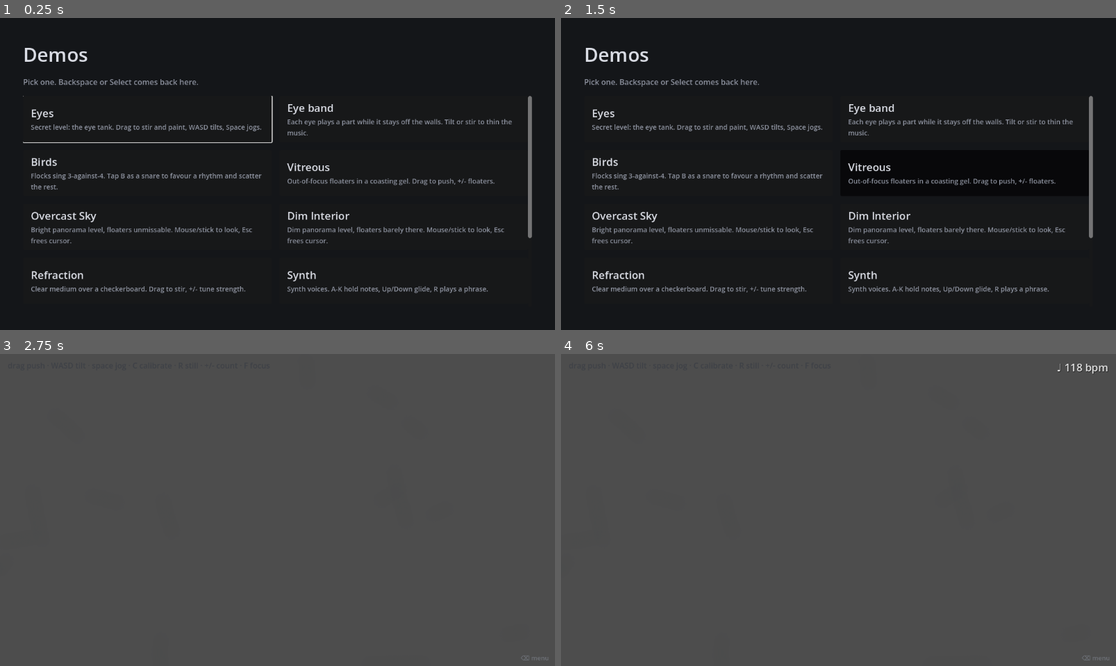
Above: before the commit, frames 1-4 (two rows, left to right).
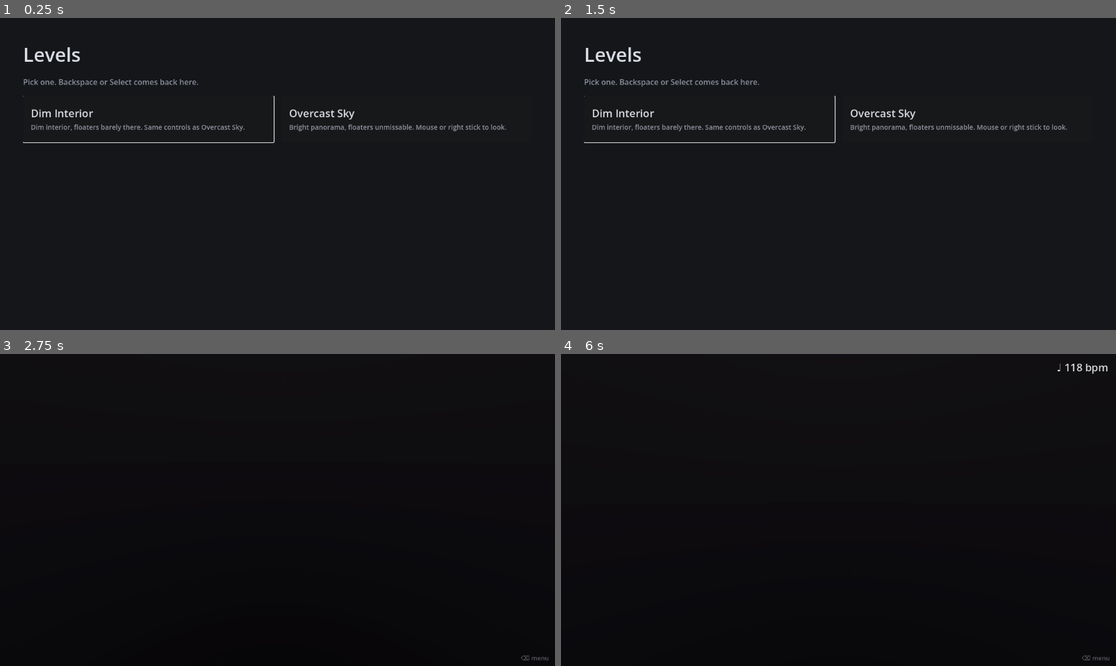
Above: after the commit, the same moments.

Repository: Luan-vP/godot-project-1
Game: Godot game, scene res://features/ui/level_select/level_select.tscn
The game is run twice, just before and just after one commit, with the same random seed, the same clock (stepped at 60 frames per second) and the same inputs. Before the commit the project starts from res://features/ui/demo_menu/demo_menu.tscn.
Inputs (mouse positions are in pixels of both pictures, inside the frame that each line leads up to):
- Up to frame 1 (0.25 s): no input
- Up to frame 2 (1.5 s): click (710, 117) at 0.52 s; tap Enter (ui_accept) at 1.25 s; move the mouse to (960, 158) at 1.27 s; hold D from 1.28 s (still down); hold Shift from 1.28 s (still down); tap Backspace at 1.35 s; click (960, 158) at 1.42 s
- Up to frame 3 (2.75 s): tap Enter (ui_accept) at 1.52, 1.82, 2 s; release D at 2 s; release Shift at 2 s; drag from (166, 525) to (249, 572) at 2.02 s
- Up to frame 4 (6 s): tap Enter (ui_accept) at 2.75, 3.5, 4.25, 4.52, 4.82, 5 s; move the mouse to (894, 441) at 2.77 s; hold D 2.78-3.5 s; tap Ctrl at 2.85 s; click (894, 441) at 2.92 s; tap B at 3.05 s; drag from (810, 572) to (672, 463) at 3.52 s; move the mouse to (1005, 556) at 4.27 s; hold A 4.28-5 s; tap C at 4.35 s; click (1005, 556) at 4.42 s; tap E at 4.55 s; drag from (672, 463) to (755, 432) at 5.02 s; move the mouse to (866, 510) at 5.77 s; hold Down (tempo_down) from 5.78 s (still down); hold Enter (ui_accept) from 5.78 s (still down); click (866, 510) at 5.92 s

The runs differ from the first frame. In frame 1, 4.9% of the frame differs, in the area x 4-96%, y 9-89%; in frame 2, 4.9%; in frame 3, 100%, in the area x 0-100%, y 0-100%; in frame 4, 100%.
Error in both runs: Attempt to call function 'destroy' in base 'null instance' on a null instance. (res://features/fluid/fluid_gpu.gd:146)

Commit message:
Add a level select and load levels cleanly (#21)
LevelSelect is run/main_scene now: discovers Level resources under
resources/levels/, plays each through the panorama scene, and reaches the
secret eye tank by gesture (Shift, or Y on a pad) rather than a startup
flag. DemoMenu stays as the development-only menu listing every level and
demo, including the PR picker.

Also fixes an integration gap between this and the already-merged PR
picker: deck-demo.sh boots a build with --prs or --from-picker expecting
DemoMenu, which was fine while it was run/main_scene, but LevelSelect has
no idea what those flags mean. LevelSelect._wants_demo_menu() now checks
for them and hands off to DemoMenu immediately when either is set.

Diff:
--- a/features/levels/level.gd
+++ b/features/levels/level.gd
@@ -12,6 +12,18 @@
 ##
 ## Assigning [member PanoramaLevel.level] is the whole job of loading a level:
 ## no scene to edit, no script to touch.
+##
+## Saved as a [code].tres[/code] under [code]resources/levels/[/code], a
+## [Level] is also what the level select ([code]#21[/code]) discovers to
+## build its list — see [member display_name] and [member blurb], the two
+## fields that exist only for that screen.
+
+## Shown on the level select's card for this level. Falls back to the
+## resource's file name when left blank.
+@export var display_name: String = ""
+
+## Short description shown under [member display_name] on the level select.
+@export_multiline var blurb: String = ""
 
 ## Equirectangular image shown behind the [PanoramaLookCamera].
 @export var panorama_texture: Texture2D
--- a/features/ui/demo_menu/demo_menu.gd
+++ b/features/ui/demo_menu/demo_menu.gd
@@ -11,9 +11,11 @@
 ## things that outlive them: a captured mouse, and music loops still playing on
 ## [code]AudioManager[/code].
 ##
-## A development tool, and [code]run/main_scene[/code] only until a main level
-## exists. It lists the secret eye level, which is meant to be reached with
-## Shift once there is a game to hide it behind — see that level's README.
+## A development tool only — [code]run/main_scene[/code] is
+## [code]LevelSelect[/code] now (see [code]features/ui/level_select/[/code]),
+## which is how a player reaches the game, including its secret eye level.
+## This menu keeps listing that level too, openly, since it exists to make
+## every demo and level reachable for development regardless of any secret.
 ##
 ## Two command-line flags (after [code]--[/code]) serve the pull request picker
 ## on the Deck: [code]--prs[/code] opens the picker straight away, and
--- /dev/null
+++ b/features/ui/level_select/level_select.gd
@@ -0,0 +1,338 @@
+class_name LevelSelect
+extends Control
+## The game's front door: pick a level, play it, come back.
+##
+## Cards are discovered from [Level] resources under [constant LEVELS_DIR]
+## rather than a hardcoded list — dropping a new [code].tres[/code] there is
+## enough to make it appear, see [method discover_levels]. Picking a card
+## plays that [Level] through [constant PANORAMA_LEVEL_SCENE], the one scene
+## every discovered level is instanced from.
+##
+## The menu never leaves the tree, the same reason [code]DemoMenu[/code]
+## doesn't: staying alive is what lets it hear the back key while a level
+## runs, without an autoload for the job. A picked level is instanced beside
+## it under the root and made the current scene; going back frees that
+## instance completely rather than hiding it, so returning to a level later
+## always starts it fresh rather than resuming the one left behind, and
+## [method PanoramaLevel._rebuild_medium]'s tank — [FluidGPU] resources and
+## all — actually gets torn down rather than merely losing its reference.
+##
+## The secret eye tank ([code]features/levels/secret_eyes/[/code]) is not a
+## [Level] and so is never discovered; it is reached by
+## [method _is_secret_gesture] instead — see that method and the eye tank's
+## README for why a level-select gesture replaced the Shift-at-startup flag
+## that folder's README used to call for.
+##
+## As [code]run/main_scene[/code], this is also what a Deck build launches
+## into — including the PR picker's swap script. See [method
+## _wants_demo_menu] for why that still reaches [code]DemoMenu[/code] rather
+## than showing this screen first.
+
+## Emitted after a card's scene has been instanced and made the current scene.
+signal level_opened(entry_name: String)
+
+## Emitted after the running level has been freed and the menu is showing.
+signal level_closed
+
+## Folder [method discover_levels] scans for [Level] resources. Keep in step
+## with [code]resources/levels/README.md[/code].
+const LEVELS_DIR := "res://resources/levels/"
+
+## The scene every discovered [Level] is played through.
+const PANORAMA_LEVEL_SCENE := "res://features/levels/panorama/panorama_level.tscn"
+
+## The one entry [method get_entries] never discovers — see the class doc.
+const SECRET_LEVEL_NAME := "Eyes"
+const SECRET_LEVEL_SCENE := "res://features/levels/secret_eyes/fluid_demo.tscn"
+const SECRET_LEVEL_BLURB := (
+	"Secret level: the eye tank. Drag to stir and paint, arrows tilt," + " Space jogs."
+)
+
+## Where [code]--prs[/code]/[code]--from-picker[/code] hand off to — see
+## [method _wants_demo_menu]. This screen is [code]run/main_scene[/code] now,
+## so the PR picker's swap script, which starts a build with one of those
+## flags expecting the pull request picker, would otherwise land here
+## instead and find no picker at all.
+const DEMO_MENU_SCENE := "res://features/ui/demo_menu/demo_menu.tscn"
+
+const BACKGROUND := Color(0.08, 0.085, 0.1)
+const TEXT := Color(0.86, 0.87, 0.9)
+const MUTED := Color(0.56, 0.58, 0.63)
+
+## Overridable so tests can point either at a stand-in instead of the real,
+## GPU-backed scenes.
+var level_scene_path: String = PANORAMA_LEVEL_SCENE
+var secret_scene_path: String = SECRET_LEVEL_SCENE
+
+var _level: Node
+var _overlay: CanvasLayer
+var _grid: GridContainer
+var _first_button: Button
+var _secret_revealed: bool = false
+
+
+func _ready() -> void:
+	if _wants_demo_menu():
+		get_tree().change_scene_to_file(DEMO_MENU_SCENE)
+		return
+	set_anchors_preset(Control.PRESET_FULL_RECT)
+	_build()
+	_overlay = _build_overlay()
+	add_child(_overlay)
+	_populate_grid()
+
+
+## Whether a launch flag meant for [code]DemoMenu[/code] — the PR picker's
+## [code]--prs[/code], or [code]--from-picker[/code], which the swap script
+## also passes when it hands a PR build back to this build's picker — is
+## present, so this screen should defer to it rather than show a player the
+## level select first.
+static func _wants_demo_menu() -> bool:
+	var args := OS.get_cmdline_user_args()
+	return args.has("--prs") or args.has("--from-picker")
+
+
+## Every [Level] resource found directly under [constant LEVELS_DIR], sorted
+## by display name so the list is stable regardless of directory order.
+static func discover_levels() -> Array[Level]:
+	var found: Array[Level] = []
+	var dir := DirAccess.open(LEVELS_DIR)
+	if dir == null:
+		return found
+	dir.list_dir_begin()
+	var file_name := dir.get_next()
+	while file_name != "":
+		if not dir.current_is_dir() and file_name.get_extension() == "tres":
+			var resource := load(LEVELS_DIR + file_name)
+			if resource is Level:
+				found.append(resource)
+		file_name = dir.get_next()
+	dir.list_dir_end()
+	found.sort_custom(_by_display_name)
+	return found
+
+
+static func _by_display_name(a: Level, b: Level) -> bool:
+	return _display_name(a) < _display_name(b)
+
+
+## Whether a level (or the secret entry) is running in front of the menu.
+func is_level_open() -> bool:
+	return is_instance_valid(_level)
+
+
+## The running level's node, or null at the menu.
+func get_level() -> Node:
+	return _level if is_level_open() else null
+
+
+## Every card the menu currently shows: one per [method discover_levels]
+## result, plus the secret entry once its gesture has been seen.
+func get_entries() -> Array[Dictionary]:
+	var entries: Array[Dictionary] = []
+	for level in discover_levels():
+		(
+			entries
+			. append(
+				{
+					"name": _display_name(level),
+					"level": level,
+					"scene_path": level_scene_path,
+					"blurb": level.blurb,
+				}
+			)
+		)
+	if _secret_revealed:
+		(
+			entries
+			. append(
+				{
+					"name": SECRET_LEVEL_NAME,
+					"level": null,
+					"scene_path": secret_scene_path,
+					"blurb": SECRET_LEVEL_BLURB,
+				}
+			)
+		)
+	return entries
+
+
+## Instance [param entry]'s scene and hand it the screen, tearing down
+## whatever was already open first so a level never runs on top of another.
+func open_entry(entry: Dictionary) -> void:
+	close_level()
+	var packed := load(entry["scene_path"]) as PackedScene
+	if packed == null:
+		push_warning("LevelSelect could not load %s" % entry["scene_path"])
+		return
+	_level = packed.instantiate()
+	var level: Level = entry.get("level")
+	if level != null:
+		_level.level = level
+	hide()
+	_overlay.visible = true
+	var tree := get_tree()
+	tree.root.add_child(_level)
+	tree.current_scene = _level
+	level_opened.emit(entry["name"])
+
+
+## Free the running level, if any, and come back to the menu.
+func close_level() -> void:
+	if not is_level_open():
+		return
+	var tree := get_tree()
+	tree.root.remove_child(_level)
+	_level.queue_free()
+	_level = null
+	tree.current_scene = self
+	# The two things a level can leave behind: a captured cursor, and loops —
+	# the secret eye band plays music, the same reason DemoMenu.close_demo
+	# stops it.
+	Input.mouse_mode = Input.MOUSE_MODE_VISIBLE
+	var audio := tree.root.get_node_or_null("AudioManager")
+	if audio != null:
+		audio.stop_loops()
+	_overlay.visible = false
+	show()
+	if _first_button != null:
+		_first_button.grab_focus.call_deferred()
+	level_closed.emit()
+
+
+## [code]_input[/code], not unhandled: levels take keys in their own
+## unhandled handlers, and nothing a level does should be able to swallow the
+## way out.
+func _input(event: InputEvent) -> void:
+	if is_level_open():
+		if _is_back(event):
+			get_viewport().set_input_as_handled()
+			close_level()
+		return
+	if not _secret_revealed and _is_secret_gesture(event):
+		_reveal_secret()
+
+
+static func _is_back(event: InputEvent) -> bool:
+	var key := event as InputEventKey
+	if key != null:
+		return key.pressed and not key.echo and key.keycode == KEY_BACKSPACE
+	var button := event as InputEventJoypadButton
+	return button != null and button.pressed and button.button_index == JOY_BUTTON_BACK
+
+
+## Shift on a keyboard, [constant JOY_BUTTON_Y] on a gamepad — no mouse
+## needed either way, the same reason the rest of this screen works from
+## focus and [code]ui_accept[/code]. Replaces the Shift-at-startup flag the
+## secret eye tank's README used to call for: there was no menu yet for a
+## gesture to live on when that was written.
+static func _is_secret_gesture(event: InputEvent) -> bool:
+	var key := event as InputEventKey
+	if key != null:
+		return key.pressed and not key.echo and key.keycode == KEY_SHIFT
+	var button := event as InputEventJoypadButton
+	return button != null and button.pressed and button.button_index == JOY_BUTTON_Y
+
+
+func _reveal_secret() -> void:
+	_secret_revealed = true
+	_populate_grid()
+
+
+func _populate_grid() -> void:
+	for child in _grid.get_children():
+		_grid.remove_child(child)
+		child.queue_free()
+	_first_button = null
+	for entry in get_entries():
+		var button := _card(entry)
+		_grid.add_child(button)
+		if _first_button == null:
+			_first_button = button
+	if _first_button != null:
+		_first_button.grab_focus.call_deferred()
+
+
+func _build() -> void:
+	var background := ColorRect.new()
+	background.color = BACKGROUND
+	background.set_anchors_preset(Control.PRESET_FULL_RECT)
+	add_child(background)
+
+	var margin := MarginContainer.new()
+	margin.set_anchors_preset(Control.PRESET_FULL_RECT)
+	for side in ["left", "right", "top", "bottom"]:
+		margin.add_theme_constant_override("margin_" + side, 48)
+	add_child(margin)
+
+	var column := VBoxContainer.new()
+	column.add_theme_constant_override("separation", 18)
+	margin.add_child(column)
+
+	column.add_child(_label("Levels", 40, TEXT))
+	column.add_child(_label("Pick one. Backspace or Select comes back here.", 16, MUTED))
+
+	var scroll := ScrollContainer.new()
+	scroll.size_flags_vertical = Control.SIZE_EXPAND_FILL
+	scroll.horizontal_scroll_mode = ScrollContainer.SCROLL_MODE_DISABLED
+	column.add_child(scroll)
+
+	_grid = GridContainer.new()
+	_grid.columns = 2
+	_grid.size_flags_horizontal = Control.SIZE_EXPAND_FILL
+	_grid.add_theme_constant_override("h_separation", 16)
+	_grid.add_theme_constant_override("v_separation", 16)
+	scroll.add_child(_grid)
+
+
+func _card(entry: Dictionary) -> Button:
+	var button := Button.new()
+	button.name = entry["name"]
+	button.custom_minimum_size = Vector2(0.0, 96.0)
+	button.size_flags_horizontal = Control.SIZE_EXPAND_FILL
+	button.pressed.connect(open_entry.bind(entry))
+
+	var text := VBoxContainer.new()
+	text.set_anchors_preset(Control.PRESET_FULL_RECT)
+	text.offset_left = 16.0
+	text.offset_right = -16.0
+	text.alignment = BoxContainer.ALIGNMENT_CENTER
+	text.mouse_filter = Control.MOUSE_FILTER_IGNORE
+	text.add_child(_label(entry["name"], 22, TEXT))
+	var blurb: String = entry.get("blurb", "")
+	if blurb != "":
+		var blurb_label := _label(blurb, 14, MUTED)
+		blurb_label.autowrap_mode = TextServer.AUTOWRAP_WORD_SMART
+		text.add_child(blurb_label)
+	button.add_child(text)
+	return button
+
+
+## A small reminder of the way out, over whatever the level draws.
+func _build_overlay() -> CanvasLayer:
+	var layer := CanvasLayer.new()
+	layer.layer = 100
+	layer.visible = false
+	var hint := _label("⌫ menu", 13, Color(0.5, 0.52, 0.56, 0.7))
+	hint.set_anchors_preset(Control.PRESET_BOTTOM_RIGHT)
+	hint.grow_horizontal = Control.GROW_DIRECTION_BEGIN
+	hint.grow_vertical = Control.GROW_DIRECTION_BEGIN
+	hint.offset_right = -12.0
+	hint.offset_bottom = -8.0
+	layer.add_child(hint)
+	return layer
+
+
+static func _display_name(level: Level) -> String:
+	if level.display_name != "":
+		return level.display_name
+	return level.resource_path.get_file().get_basename().capitalize()
+
+
+static func _label(text: String, size: int, color: Color) -> Label:
+	var label := Label.new()
+	label.text = text
+	label.add_theme_font_size_override("font_size", size)
+	label.add_theme_color_override("font_color", color)
+	label.mouse_filter = Control.MOUSE_FILTER_IGNORE
+	return label
--- /dev/null
+++ b/features/ui/level_select/level_select.tscn
@@ -0,0 +1,12 @@
+[gd_scene load_steps=2 format=3]
+
+[ext_resource type="Script" path="res://features/ui/level_select/level_select.gd" id="1_select"]
+
+[node name="LevelSelect" type="Control"]
+layout_mode = 3
+anchors_preset = 15
+anchor_right = 1.0
+anchor_bottom = 1.0
+grow_horizontal = 2
+grow_vertical = 2
+script = ExtResource("1_select")
--- a/project.godot
+++ b/project.godot
@@ -12,7 +12,7 @@
 
 config/name="godot-project-1"
 config/version="0.1.0"
-run/main_scene="res://features/ui/demo_menu/demo_menu.tscn"
+run/main_scene="res://features/ui/level_select/level_select.tscn"
 config/features=PackedStringArray("4.4", "Forward Plus")
 
 [audio]
--- /dev/null
+++ b/resources/levels/dim_interior.tres
@@ -0,0 +1,34 @@
+[gd_resource type="Resource" load_steps=6 format=3]
+
+[ext_resource type="Script" path="res://features/levels/level.gd" id="1_level"]
+[ext_resource type="Script" path="res://features/fluid/fluid_config.gd" id="2_fluid_config"]
+
+[sub_resource type="Gradient" id="Gradient_1"]
+offsets = PackedFloat32Array(0, 0.5, 1)
+colors = PackedColorArray(0.11, 0.1, 0.11, 1, 0.07, 0.065, 0.075, 1, 0.03, 0.03, 0.035, 1)
+
+[sub_resource type="GradientTexture2D" id="GradientTexture2D_1"]
+gradient = SubResource("Gradient_1")
+width = 4
+height = 256
+fill_from = Vector2(0.5, 0)
+fill_to = Vector2(0.5, 1)
+
+[sub_resource type="Resource" id="FluidConfig_1"]
+script = ExtResource("2_fluid_config")
+viscosity = 1200.0
+vorticity = 0.0
+velocity_dissipation = 0.98
+ambient_current = 1.0
+
+[resource]
+script = ExtResource("1_level")
+display_name = "Dim Interior"
+blurb = "Dim interior, floaters barely there. Same controls as Overcast Sky."
+panorama_texture = SubResource("GradientTexture2D_1")
+fluid_config = SubResource("FluidConfig_1")
+floater_count = 8
+floater_radius_range = Vector2(1, 3)
+floater_size_skew = 2.5
+distortion_strength = 0.002
+look_sensitivity = 0.6
--- /dev/null
+++ b/resources/levels/overcast_sky.tres
@@ -0,0 +1,33 @@
+[gd_resource type="Resource" load_steps=6 format=3]
+
+[ext_resource type="Script" path="res://features/levels/level.gd" id="1_level"]
+[ext_resource type="Script" path="res://features/fluid/fluid_config.gd" id="2_fluid_config"]
+
+[sub_resource type="Gradient" id="Gradient_1"]
+offsets = PackedFloat32Array(0, 0.5, 1)
+colors = PackedColorArray(0.9, 0.93, 0.97, 1, 0.8, 0.84, 0.9, 1, 0.64, 0.68, 0.76, 1)
+
+[sub_resource type="GradientTexture2D" id="GradientTexture2D_1"]
+gradient = SubResource("Gradient_1")
+width = 4
+height = 256
+fill_from = Vector2(0.5, 0)
+fill_to = Vector2(0.5, 1)
+
+[sub_resource type="Resource" id="FluidConfig_1"]
+script = ExtResource("2_fluid_config")
+viscosity = 200.0
+vorticity = 10.0
+ambient_current = 6.0
+
+[resource]
+script = ExtResource("1_level")
+display_name = "Overcast Sky"
+blurb = "Bright panorama, floaters unmissable. Mouse or right stick to look."
+panorama_texture = SubResource("GradientTexture2D_1")
+fluid_config = SubResource("FluidConfig_1")
+floater_count = 220
+floater_radius_range = Vector2(3, 14)
+floater_size_skew = 1.4
+distortion_strength = 0.02
+look_sensitivity = 1.0
--- a/tests/test_level.gd
+++ b/tests/test_level.gd
@@ -11,6 +11,8 @@
 	assert_gt(level.floater_size_skew, 0.0, "Skew must stay positive")
 	assert_between(level.distortion_strength, 0.0, 0.1, "Within RefractionStyle's range")
 	assert_almost_eq(level.look_sensitivity, 1.0, 0.0001, "Neutral by default")
+	assert_eq(level.display_name, "", "Blank until a level select card names it")
+	assert_eq(level.blurb, "", "Blank until a level select card describes it")
 
 
 func test_fluid_config_is_a_reference_not_inlined_fields() -> void:
--- /dev/null
+++ b/tests/test_level_select.gd
@@ -0,0 +1,162 @@
+extends GutTest
+## Covers [LevelSelect]: every discovered [Level] resource is real and
+## uniquely named, cards match what was discovered, back input, the secret
+## gesture and its reveal, and that opening and closing a real level actually
+## tears its fluid tank down rather than just losing the reference to it.
+
+const SECRET_STAND_IN_PATH := "user://test_level_select_secret_stand_in.tscn"
+
+var _menu: LevelSelect
+var _previous_scene: Node
+
+
+func before_all() -> void:
+	var stand_in := Node2D.new()
+	stand_in.name = "SecretStandIn"
+	var packed := PackedScene.new()
+	packed.pack(stand_in)
+	ResourceSaver.save(packed, SECRET_STAND_IN_PATH)
+	stand_in.free()
+
+
+func after_all() -> void:
+	DirAccess.remove_absolute(ProjectSettings.globalize_path(SECRET_STAND_IN_PATH))
+
+
+func before_each() -> void:
+	_previous_scene = get_tree().current_scene
+	_menu = LevelSelect.new()
+	# A stand-in scene path, the same reason test_demo_menu.gd uses one: so no
+	# real level (or GPU tank) has to start for tests that don't need it.
+	_menu.secret_scene_path = SECRET_STAND_IN_PATH
+	# Scenes the menu opens sit beside it under the root, and the tree only
+	# accepts a direct child of the root as the current scene.
+	get_tree().root.add_child(_menu)
+
+
+func after_each() -> void:
+	_menu.close_level()
+	get_tree().root.remove_child(_menu)
+	_menu.free()
+	get_tree().current_scene = _previous_scene
+
+
+func test_discovers_the_two_shipped_level_resources() -> void:
+	var names: Array[String] = []
+	for level in LevelSelect.discover_levels():
+		assert_true(level is Level, "Only Level resources are discovered")
+		names.append(level.display_name)
+	assert_true(names.has("Overcast Sky"), "Overcast Sky is discovered")
+	assert_true(names.has("Dim Interior"), "Dim Interior is discovered")
+
+
+func test_discovered_level_names_are_unique() -> void:
+	var seen := {}
+	for level in LevelSelect.discover_levels():
+		assert_false(seen.has(level.display_name), "Duplicate name %s" % level.display_name)
+		seen[level.display_name] = true
+
+
+func test_there_is_a_card_per_discovered_level_and_no_secret_yet() -> void:
+	var buttons := _menu.find_children("*", "Button", true, false)
+	assert_eq(buttons.size(), LevelSelect.discover_levels().size(), "One card per discovered level")
+
+
+func test_backspace_and_select_go_back_but_other_input_does_not() -> void:
+	assert_true(LevelSelect._is_back(_key(KEY_BACKSPACE, true, false)), "Backspace")
+	assert_false(LevelSelect._is_back(_key(KEY_BACKSPACE, true, true)), "Held-key repeat")
+	assert_false(LevelSelect._is_back(_key(KEY_BACKSPACE, false, false)), "Release")
+	assert_false(LevelSelect._is_back(_key(KEY_ESCAPE, true, false)), "Escape is not back")
+	var select := InputEventJoypadButton.new()
+	select.button_index = JOY_BUTTON_BACK
+	select.pressed = true
+	assert_true(LevelSelect._is_back(select), "Gamepad Select")
+
+
+func test_secret_gesture_is_shift_or_gamepad_y_only() -> void:
+	assert_true(LevelSelect._is_secret_gesture(_key(KEY_SHIFT, true, false)), "Shift")
+	assert_false(LevelSelect._is_secret_gesture(_key(KEY_SHIFT, true, true)), "Held-key repeat")
+	assert_false(LevelSelect._is_secret_gesture(_key(KEY_SHIFT, false, false)), "Release")
+	assert_false(LevelSelect._is_secret_gesture(_key(KEY_CTRL, true, false)), "Ctrl is not it")
+	var y_button := InputEventJoypadButton.new()
+	y_button.button_index = JOY_BUTTON_Y
+	y_button.pressed = true
+	assert_true(LevelSelect._is_secret_gesture(y_button), "Gamepad Y")
+
+
+func test_secret_gesture_reveals_an_extra_card() -> void:
+	var before := _menu.find_children("*", "Button", true, false).size()
+	_menu._input(_key(KEY_SHIFT, true, false))
+	var after := _menu.find_children("*", "Button", true, false).size()
+	assert_eq(after, before + 1, "One more card than before")
+	assert_true(
+		_has_entry_named(_menu.get_entries(), LevelSelect.SECRET_LEVEL_NAME), "Eyes is listed"
+	)
+
+
+func test_secret_gesture_does_nothing_while_a_level_is_open() -> void:
+	_menu.open_entry({"name": "Stand-in", "level": null, "scene_path": SECRET_STAND_IN_PATH})
+	_menu._input(_key(KEY_SHIFT, true, false))
+	assert_false(
+		_has_entry_named(_menu.get_entries(), LevelSelect.SECRET_LEVEL_NAME),
+		"The gesture is only read at the menu"
+	)
+
+
+func test_opening_an_entry_hands_it_the_screen() -> void:
+	_menu.open_entry({"name": "Stand-in", "level": null, "scene_path": SECRET_STAND_IN_PATH})
+	assert_true(_menu.is_level_open(), "A level is running")
+	assert_eq(get_tree().current_scene, _menu.get_level(), "It is the current scene")
+	assert_eq(_menu.get_level().get_parent(), get_tree().root, "Beside the menu, not inside it")
+	assert_false(_menu.visible, "The menu hides")
+
+
+func test_closing_frees_the_level_and_shows_the_menu() -> void:
+	_menu.open_entry({"name": "Stand-in", "level": null, "scene_path": SECRET_STAND_IN_PATH})
+	var level := _menu.get_level()
+	Input.mouse_mode = Input.MOUSE_MODE_CAPTURED
+	_menu.close_level()
+	assert_false(_menu.is_level_open(), "Nothing running")
+	assert_false(level.is_inside_tree(), "The level left the tree")
+	assert_eq(get_tree().current_scene, _menu, "The menu is current again")
+	assert_true(_menu.visible, "The menu shows")
+	assert_eq(Input.mouse_mode, Input.MOUSE_MODE_VISIBLE, "The cursor is given back")
+
+
+func test_opening_a_second_entry_closes_the_first() -> void:
+	_menu.open_entry({"name": "A", "level": null, "scene_path": SECRET_STAND_IN_PATH})
+	var first := _menu.get_level()
+	_menu.open_entry({"name": "B", "level": null, "scene_path": SECRET_STAND_IN_PATH})
+	assert_false(first.is_inside_tree(), "The first level is gone")
+	assert_true(_menu.is_level_open(), "The second is running")
+
+
+func test_opening_a_discovered_level_tears_down_its_fluid_tank_on_close() -> void:
+	var levels := LevelSelect.discover_levels()
+	assert_gt(levels.size(), 0, "Something to test against")
+	var entry := {
+		"name": "Real",
+		"level": levels[0],
+		"scene_path": LevelSelect.PANORAMA_LEVEL_SCENE,
+	}
+	_menu.open_entry(entry)
+	var tanks := _menu.get_level().find_children("*", "FluidSimulation", true, false)
+	assert_eq(tanks.size(), 1, "PanoramaLevel builds one tank")
+	var tank := tanks[0]
+	_menu.close_level()
+	assert_false(tank.is_inside_tree(), "The tank left the tree with the rest of the level")
+
+
+static func _has_entry_named(entries: Array[Dictionary], entry_name: String) -> bool:
+	for entry in entries:
+		if entry["name"] == entry_name:
+			return true
+	return false
+
+
+static func _key(code: Key, pressed: bool, echo: bool) -> InputEventKey:
+	var event := InputEventKey.new()
+	event.keycode = code
+	event.pressed = pressed
+	event.echo = echo
+	return event
Not shown, changed: scripts/run.sh
